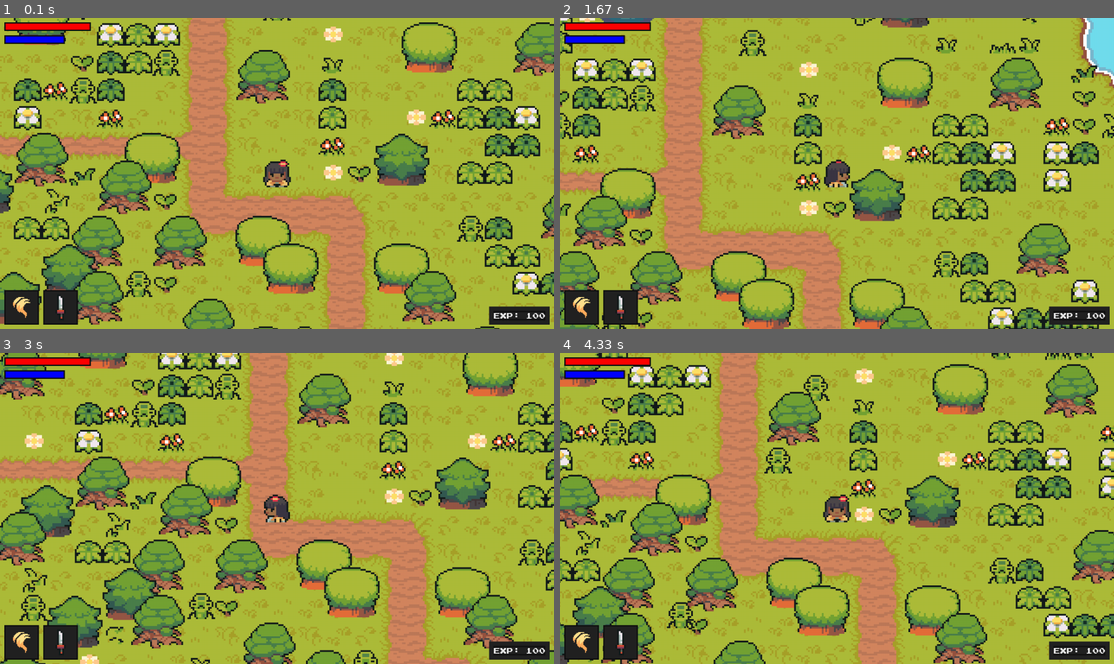
Above: before the commit, frames 1-4 (two rows, left to right).
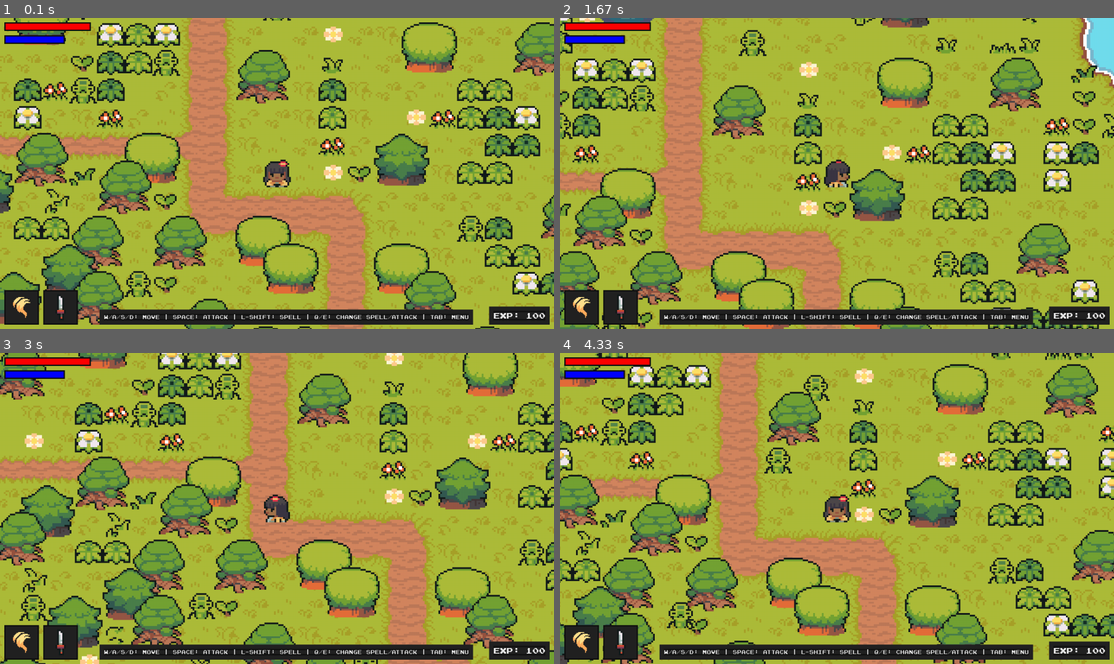
Above: after the commit, the same moments.

Repository: Umang-Lodaya/Zelda-PyGame
Game: pygame game, started from code/main.py
Two runs of this game, one before a commit and one after it. Both use one fixed random seed, a clock stepped at 60 frames per second and the inputs below.
Inputs:
- Up to frame 1 (0.1 s): no input
- Up to frame 2 (1.67 s): hold Right 0.33-0.8 s; hold Up 0.83-1.13 s; hold Right 1.17-1.63 s
- Up to frame 3 (3 s): hold Left 1.67-2.2 s; hold Down 2.23-2.53 s; hold Left 2.57-2.97 s
- Up to frame 4 (4.33 s): hold Up 3-3.37 s; hold Right 3.4-4.03 s; hold Down from 4.07 s (still down)

The runs differ from the first frame. In frame 1, 3.3% of the frame differs, in the area x 17-86%, y 93-99%; in frame 2, 3.2%; in frame 3, 3.3%; in frame 4, 3.3%.

Commit message:
Minor Fixes

Diff:
--- a/code/ui.py
+++ b/code/ui.py
@@ -48,6 +48,16 @@
         pygame.draw.rect(self.DISPLAY_SURFACE, UI_BORDER_COLOR, text_rect, 3)
         self.DISPLAY_SURFACE.blit(text, text_rect)
 
+    def showControls(self):
+        FONT = pygame.font.Font(UI_FONT, 12)
+        text = FONT.render(f"W/A/S/D: MOVE | SPACE: ATTACK | L-SHIFT: SPELL | Q/E: CHANGE SPELL/ATTACK | TAB: MENU", False, TEXT_COLOR)
+        x = self.DISPLAY_SURFACE.get_size()[0] // 2 - 400
+        y = self.DISPLAY_SURFACE.get_size()[1] - 20
+        text_rect = text.get_rect(bottomleft = (x, y))
+        pygame.draw.rect(self.DISPLAY_SURFACE, UI_BG_COLOR, text_rect.inflate(20, 20))
+        pygame.draw.rect(self.DISPLAY_SURFACE, UI_BORDER_COLOR, text_rect, 3)
+        self.DISPLAY_SURFACE.blit(text, text_rect)
+
     def selectionBox(self, left, top, hasSwitched):
         bgRect = pygame.Rect(left, top, ITEM_BOX_SIZE, ITEM_BOX_SIZE)
         pygame.draw.rect(self.DISPLAY_SURFACE, UI_BG_COLOR, bgRect)
@@ -72,6 +82,7 @@
 
 
     def display(self, player):
+        self.showControls()
         self.showBar(player.HEALTH, player.STATS['health'], self.HEALTH_BAR_RECT, HEALTH_COLOR)
         self.showBar(player.ENERGY, player.STATS['energy'], self.ENERGY_BAR_RECT, ENERGY_COLOR)
         self.showEXP(player.EXP)
